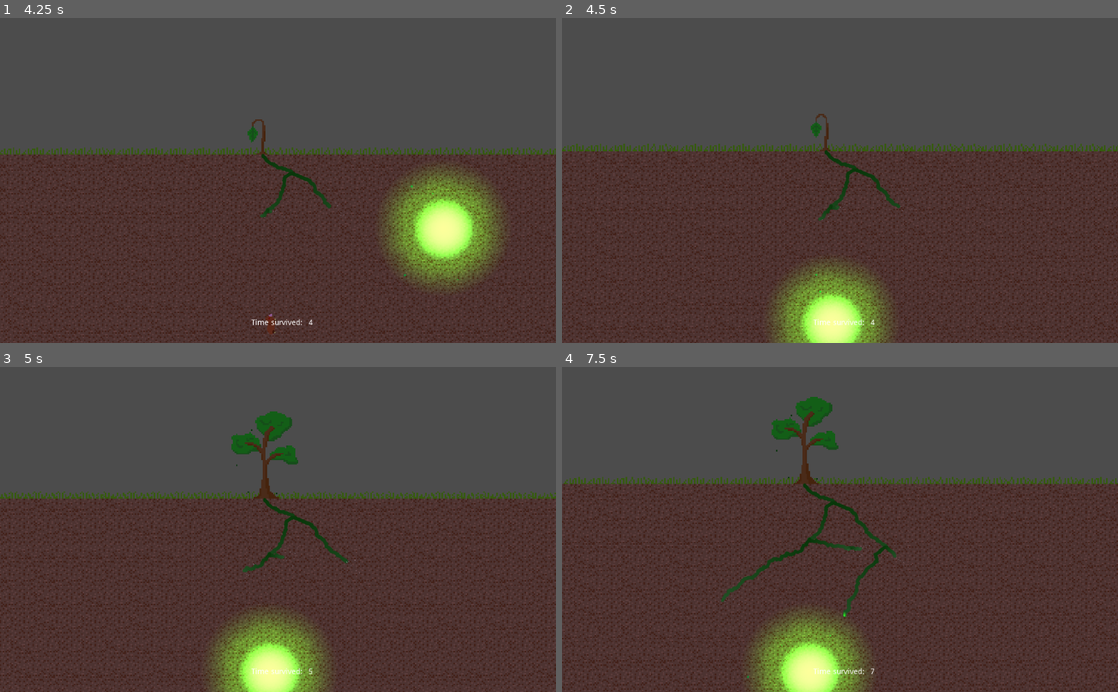
Above: before the commit, frames 1-4 (two rows, left to right).
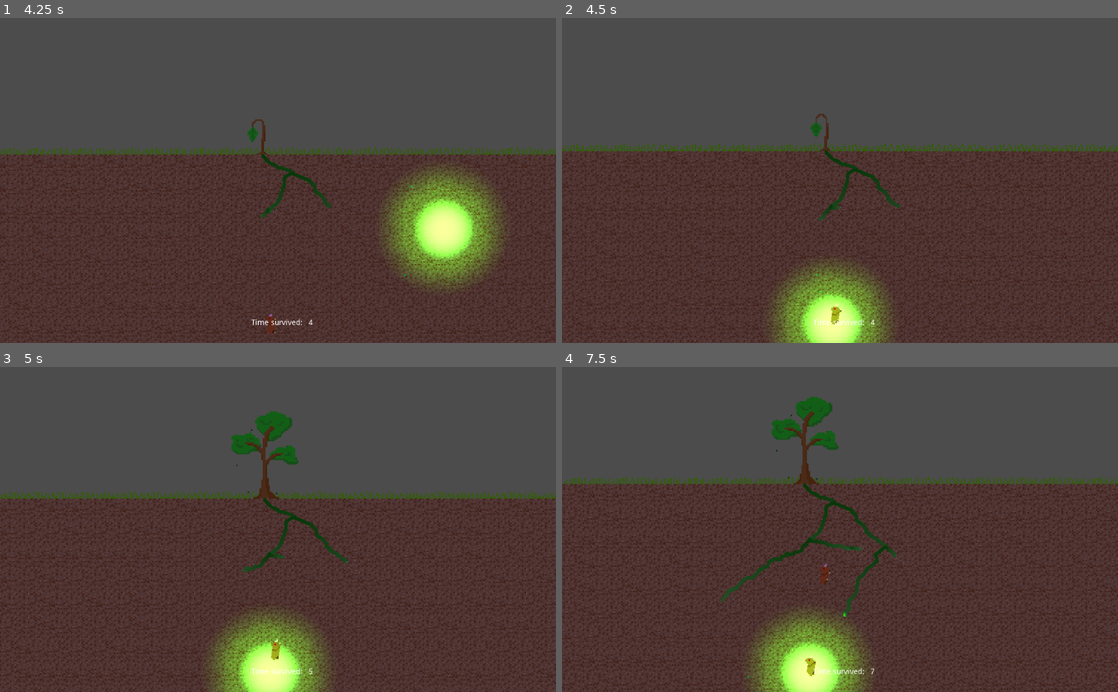
Above: after the commit, the same moments.

Repository: TaneliR/fgj2023
Game: Godot game, scene res://Scenes/TanelinScene.tscn
Two runs of this game, one before a commit and one after it. Both use one fixed random seed, a clock stepped at 60 frames per second and the inputs below. This scene is started directly instead of the project's main scene.
Inputs (mouse positions are in pixels of both pictures, inside the frame that each line leads up to):
- Up to frame 1 (4.25 s): move the mouse to (400, 164) at 0.52 s; press the mouse at (400, 164) at 0.53 s; hold Up (ui_up) 0.53-1.28 s; move the mouse to (166, 196) at 1.27 s; release the mouse at (166, 196) at 1.28 s; hold Down (ui_down) 1.28-2.03 s; click (166, 196) at 1.35 s; tap Enter at 2 s; move the mouse to (333, 109) at 2.02 s; press the mouse at (333, 109) at 2.03 s; hold Up (ui_up) 2.03-3.53 s; move the mouse to (250, 245) at 2.77 s; release the mouse at (250, 245) at 2.78 s; click (250, 245) at 2.85 s; move the mouse to (444, 229) at 3.52 s; press the mouse at (444, 229) at 3.53 s; hold Down (ui_down) from 3.53 s (still down)
- Up to frame 2 (4.5 s): keep holding Down (ui_down); move the mouse to (834, 323) at 4.27 s; release the mouse at (834, 323) at 4.28 s; click (834, 323) at 4.35 s
- Up to frame 3 (5 s): keep holding Down (ui_down)
- Up to frame 4 (7.5 s): move the mouse to (867, 529) at 5.02 s; press the mouse at (867, 529) at 5.03 s; move the mouse to (756, 448) at 5.77 s; release Down (ui_down) at 5.78 s; release the mouse at (756, 448) at 5.78 s; hold Up (ui_up) from 5.78 s (still down); click (756, 448) at 5.85 s; move the mouse to (962, 513) at 6.52 s; press the mouse at (962, 513) at 6.53 s; move the mouse to (812, 672) at 7.27 s; release the mouse at (812, 672) at 7.28 s; click (812, 672) at 7.35 s

Frame 1 is identical in both runs. In frame 2, less than 0.1% of the frame differs, in the area x 48-51%, y 88-95%; in frame 3, less than 0.1%; in frame 4, 0.1%, in the area x 43-49%, y 60-96%.

Commit message:
Add some delay to mole scorcher

Diff:
--- a/Roots/Scripts/MouseMagnet.gd
+++ b/Roots/Scripts/MouseMagnet.gd
@@ -7,4 +7,5 @@
 	if (get_overlapping_bodies().size() > 0):
 		for body in get_overlapping_bodies():
 			if ("moleBody" in body.name):
-				body.queue_free()
+				body.take_damage()
+				#body.queue_free()
--- a/Roots/Scripts/mole.gd
+++ b/Roots/Scripts/mole.gd
@@ -1,7 +1,7 @@
 extends KinematicBody2D
 
 export (int) var speed = 50
-var hits = 10
+var hits = 120
 
 onready var target = position
 onready var rng = RandomNumberGenerator.new()
@@ -22,7 +22,6 @@
 
 func take_damage():
 	hits -= 1
-	print(hits)
 	if hits < 1:
 		queue_free()
 
